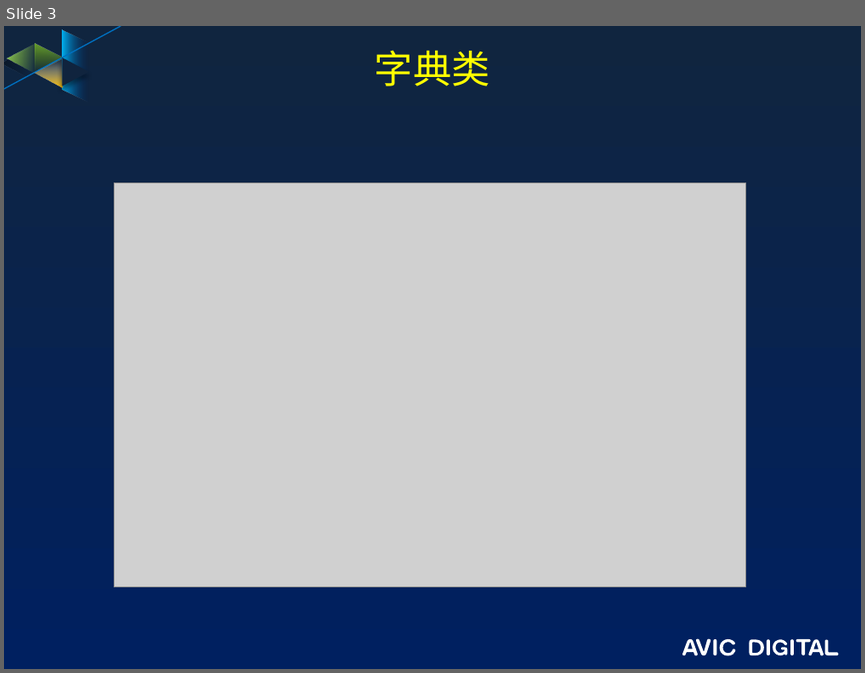
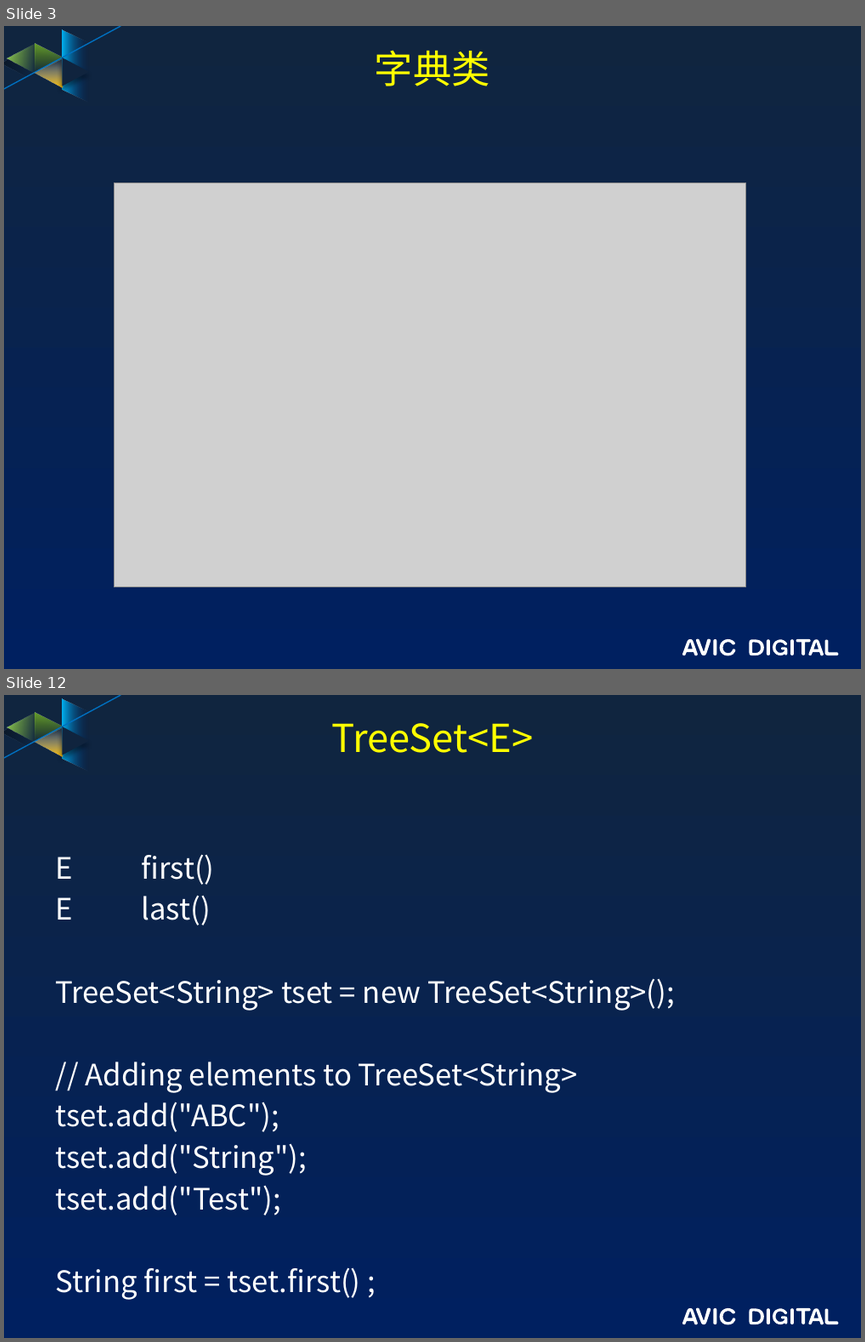
Before and after one commit to guofengzh/java-way, a slide deck: java/docs/08-java-集合类.pptx. Shown one above the other, each under a label of ours: slide 3 before the commit, slides 3 and 12 after it; the slides between them are not shown. The pictures are 865x673 and 865x1342 pixels, drawn with LibreOffice and Linux fonts; fonts in the diff are those of the drawing; grey boxes stand for pictures; background and template pictures are left out. Boxes give left, top, right and bottom in pixels: in the first picture for what was removed or moved away, otherwise in the second. Text is boxed around its words. In the diff, an @@ line names an element or a change of style, - is before the commit and + after.

```diff
--- a/java/docs/08-java-集合类.pptx
+++ b/java/docs/08-java-集合类.pptx
@@ slide 12 added at box(4, 695, 861, 1338), background gradient #10253F to #002060; not listed: 17 template elements that a slide beside it also shows @@
@@ title added at box(331, 723, 533, 753), 32.4 pt, text #FFFF00 @@
+TreeSet<E>
@@ text added at box(55, 854, 675, 1299), 24.8 pt, text #FFFFFF @@
+E first()
+E last()
+TreeSet<String> tset = new TreeSet<String>();
+// Adding elements to TreeSet<String>
+tset.add("ABC");
+tset.add("String");
+tset.add("Test");
+String first = tset.first() ;
```
Also in this commit, not shown: 12 other slides added, 1 slide removed.
